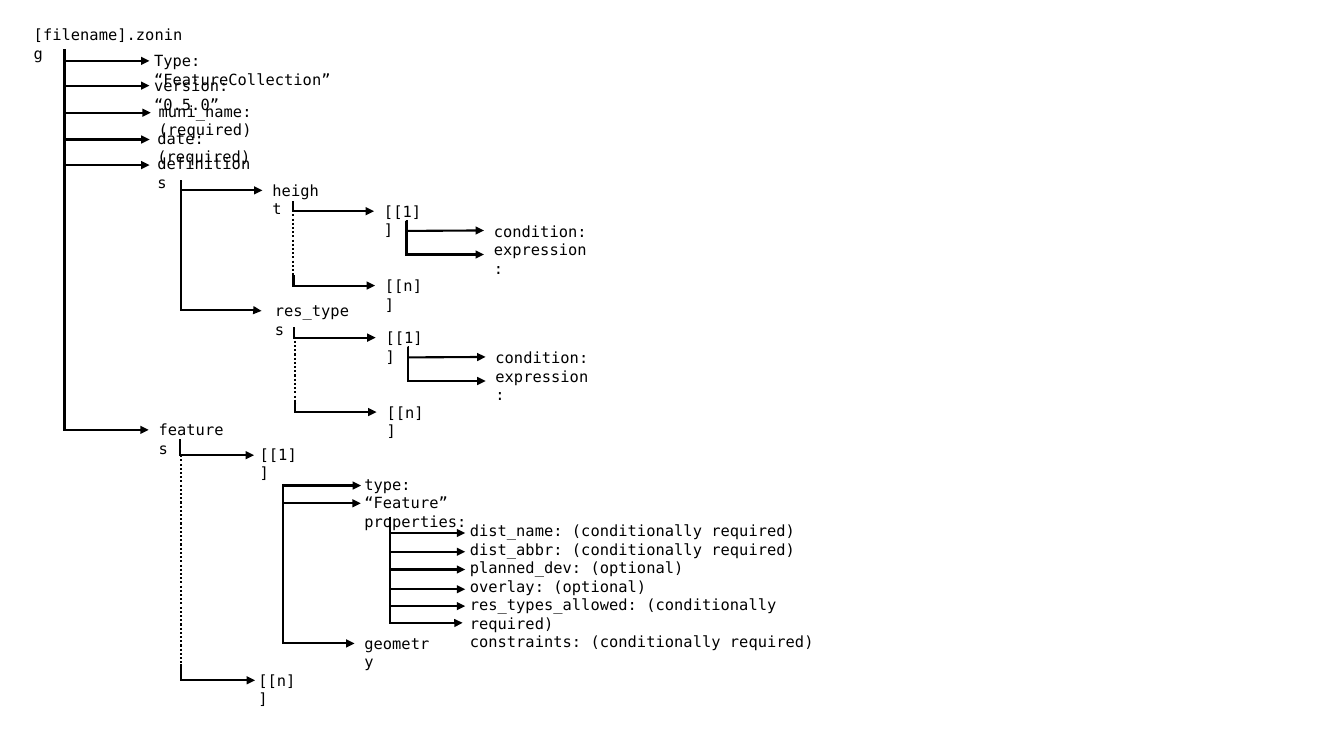
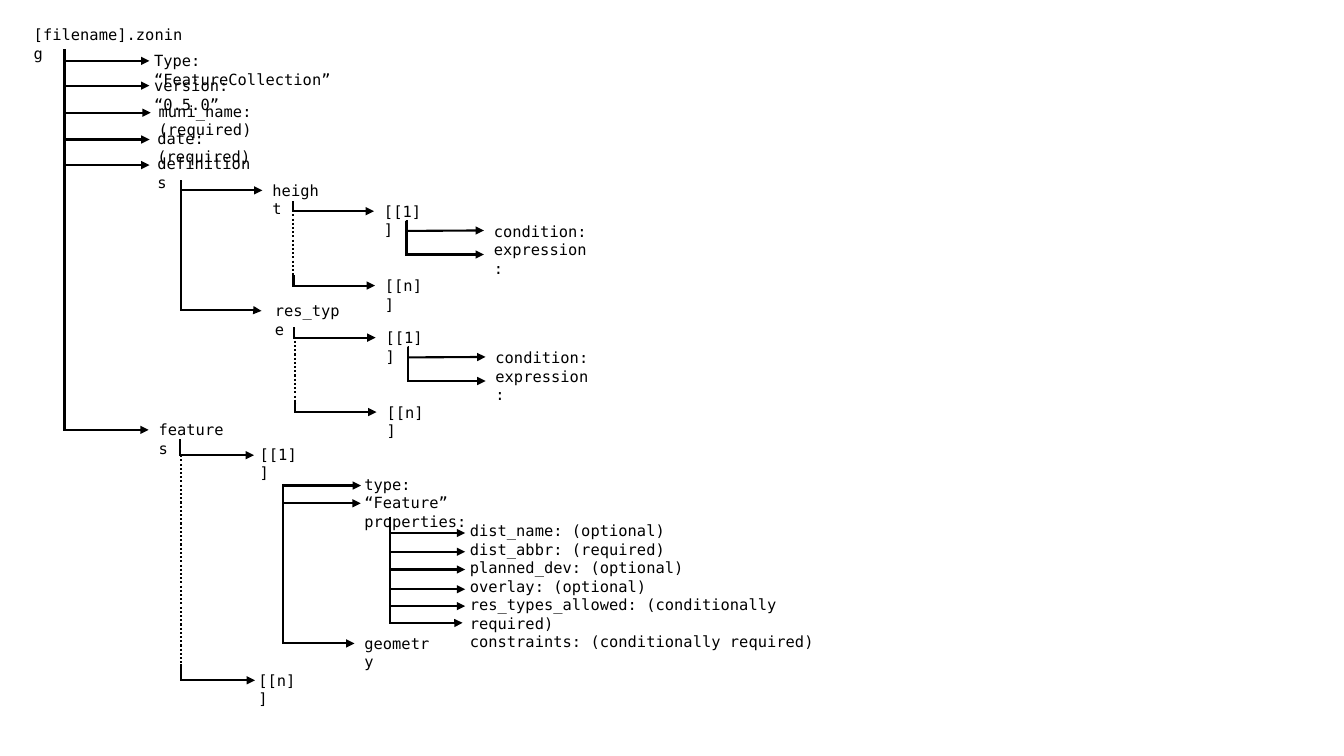
Before and after one commit to vibe-lab-gsd/ozfs-standard, a slide deck: slide 1 of figures/zoning_structure.pptx. Drawn at 1344x756 pixels with LibreOffice and Linux fonts; fonts in the diff are those of the drawing. Boxes give left, top, right and bottom in pixels: in the first picture for what was removed or moved away, otherwise in the second. Text is boxed around its words. In the diff, an @@ line names an element or a change of style, - is before the commit and + after.

```diff
--- a/figures/zoning_structure.pptx
+++ b/figures/zoning_structure.pptx
@@ text at bbox=[275, 305, 410, 494]: text changed @@
-res_types
+res_type
@@ text at bbox=[470, 524, 665, 559]: text changed @@
-dist_name: (conditionally required)
-dist_abbr: (conditionally required)
+dist_name: (optional)
+dist_abbr: (required)
```
Also in this commit, not shown: 4 other files.
